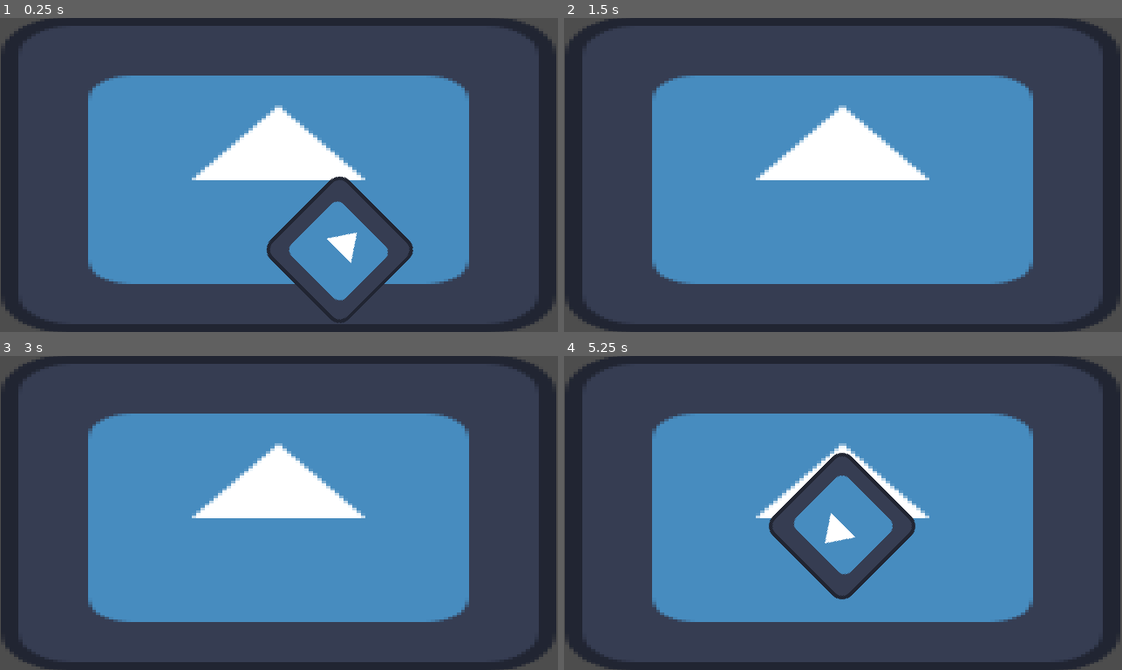
Above: before the commit, frames 1-4 (two rows, left to right).
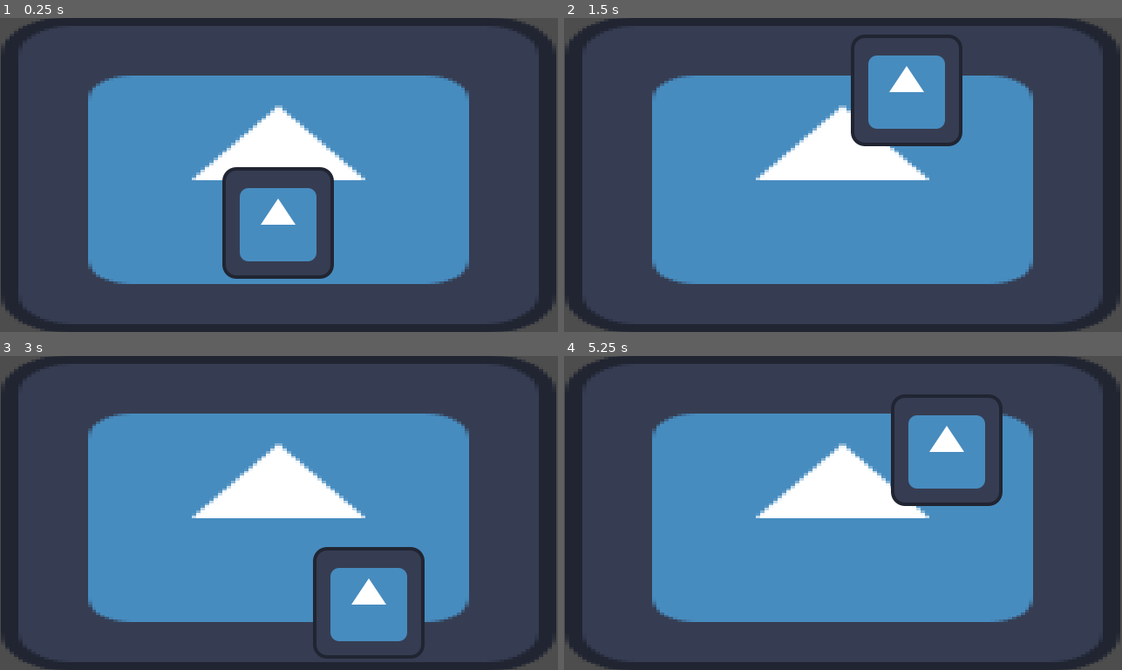
Above: after the commit, the same moments.

Repository: omaranwr/gmtk-gamejam-2025
Game: Godot game, scene res://main.tscn
The game is run twice, just before and just after one commit, with the same random seed, the same clock (stepped at 60 frames per second) and the same inputs. The engine's default icon, where the game draws it, is replaced by a stand-in: a white triangle on a blue panel in a dark square.
Inputs:
- Up to frame 1 (0.25 s): no input
- Up to frame 2 (1.5 s): hold Right (ui_right) 0.53-1.28 s; hold Left (ui_left) from 1.28 s (still down)
- Up to frame 3 (3 s): release Left (ui_left) at 2.03 s; hold Right (ui_right) from 2.03 s (still down)
- Up to frame 4 (5.25 s): release Right (ui_right) at 3.53 s; hold Left (ui_left) from 3.53 s (still down)

The runs differ from the first frame. In frame 1, 6.9% of the frame differs, in the area x 39-75%, y 47-98%; in frame 2, 3.6%; in frame 3, 3.8%; in frame 4, 8.5%, in the area x 36-79%, y 12-78%.

Commit message:
make car

Diff:
--- a/car.gd
+++ b/car.gd
@@ -1,22 +1,30 @@
-extends Node2D
+extends CharacterBody2D
 
 var direction: float = 0
+@export var speed: float = 200
+@export var friction: float = 200
+@export var max_speed: float = 500
 
-@onready var car := %Car
-
-@export var drifting_speed: float
-@export var distance : float = 100:
-	set(value):
-		distance = value
-		if car: car.position.x = value
-
-#func _ready() -> void:
-	#distance = distance
+func _ready() -> void:
+	speed += friction
 
 func _physics_process(delta: float) -> void:
-	distance += drifting_speed*delta*direction
-	global_rotation += PI*delta
-	rotation_degrees = wrap(rotation_degrees, -180, 180)
+	velocity.y = -500
+
+	velocity.x += direction*speed*delta
+
+	var friction_direction: int = -sign(velocity.x)
+	velocity.x += friction*friction_direction*delta
+	if sign(velocity.x) == friction_direction:
+		velocity.x = 0
+
+	velocity.x = clamp(velocity.x, -max_speed, max_speed)
+
+	move_and_slide()
 
 func _unhandled_input(_event: InputEvent) -> void:
 	direction = Input.get_axis("ui_left", "ui_right")
+
+
+func _on_screen_exited() -> void:
+	position.y = 400
--- a/car.tscn
+++ b/car.tscn
@@ -6,14 +6,16 @@
 [sub_resource type="RectangleShape2D" id="RectangleShape2D_uoj53"]
 size = Vector2(130, 128)
 
-[node name="CarContainer" type="Node2D"]
+[node name="Car" type="CharacterBody2D"]
 script = ExtResource("1_uoj53")
 
-[node name="Car" type="CharacterBody2D" parent="."]
-unique_name_in_owner = true
-
-[node name="Sprite2D" type="Sprite2D" parent="Car"]
+[node name="Sprite2D" type="Sprite2D" parent="."]
 texture = ExtResource("1_7822p")
 
-[node name="CollisionShape2D" type="CollisionShape2D" parent="Car"]
+[node name="CollisionShape2D" type="CollisionShape2D" parent="."]
 shape = SubResource("RectangleShape2D_uoj53")
+
+[node name="VisibleOnScreenNotifier2D" type="VisibleOnScreenNotifier2D" parent="."]
+position = Vector2(1, 57)
+
+[connection signal="screen_exited" from="VisibleOnScreenNotifier2D" to="." method="_on_screen_exited"]
--- a/main.tscn
+++ b/main.tscn
@@ -11,5 +11,4 @@
 texture = ExtResource("1_ig7tw")
 
 [node name="Car" parent="." instance=ExtResource("2_0xm2m")]
-position = Vector2(319, 195)
-drifting_speed = 500.0
+position = Vector2(319, 360)
Binary file added: assets/Player_red_16_x_16.png
Not shown, added: assets/Player_red_16_x_16.png.import
